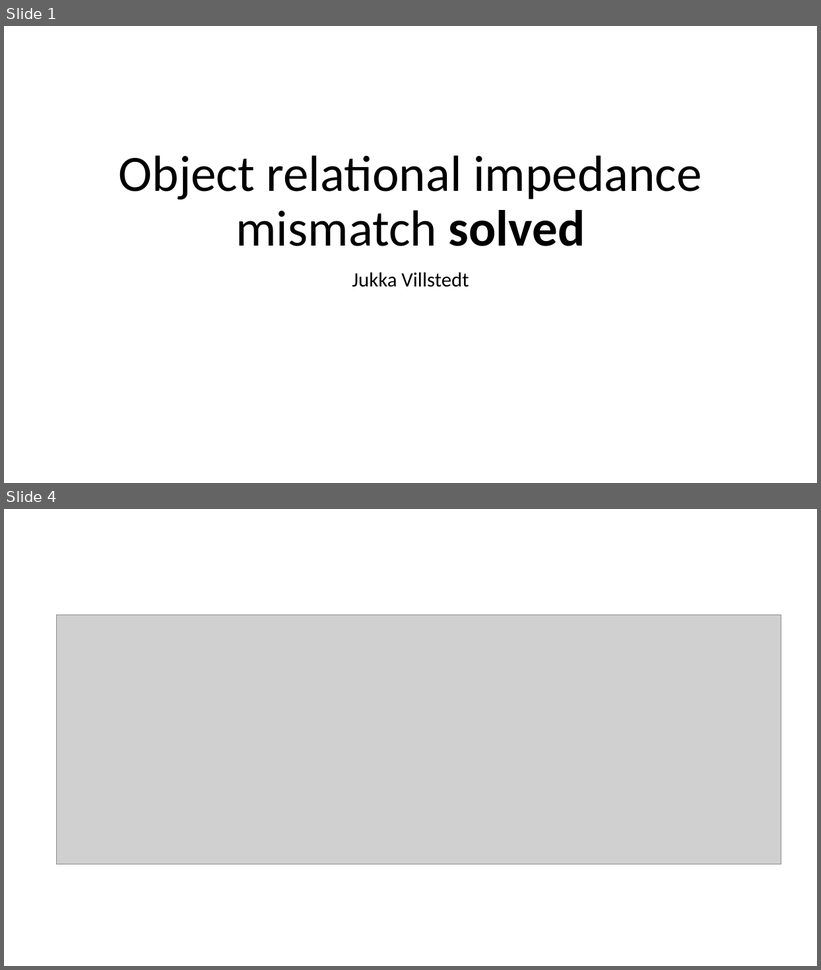
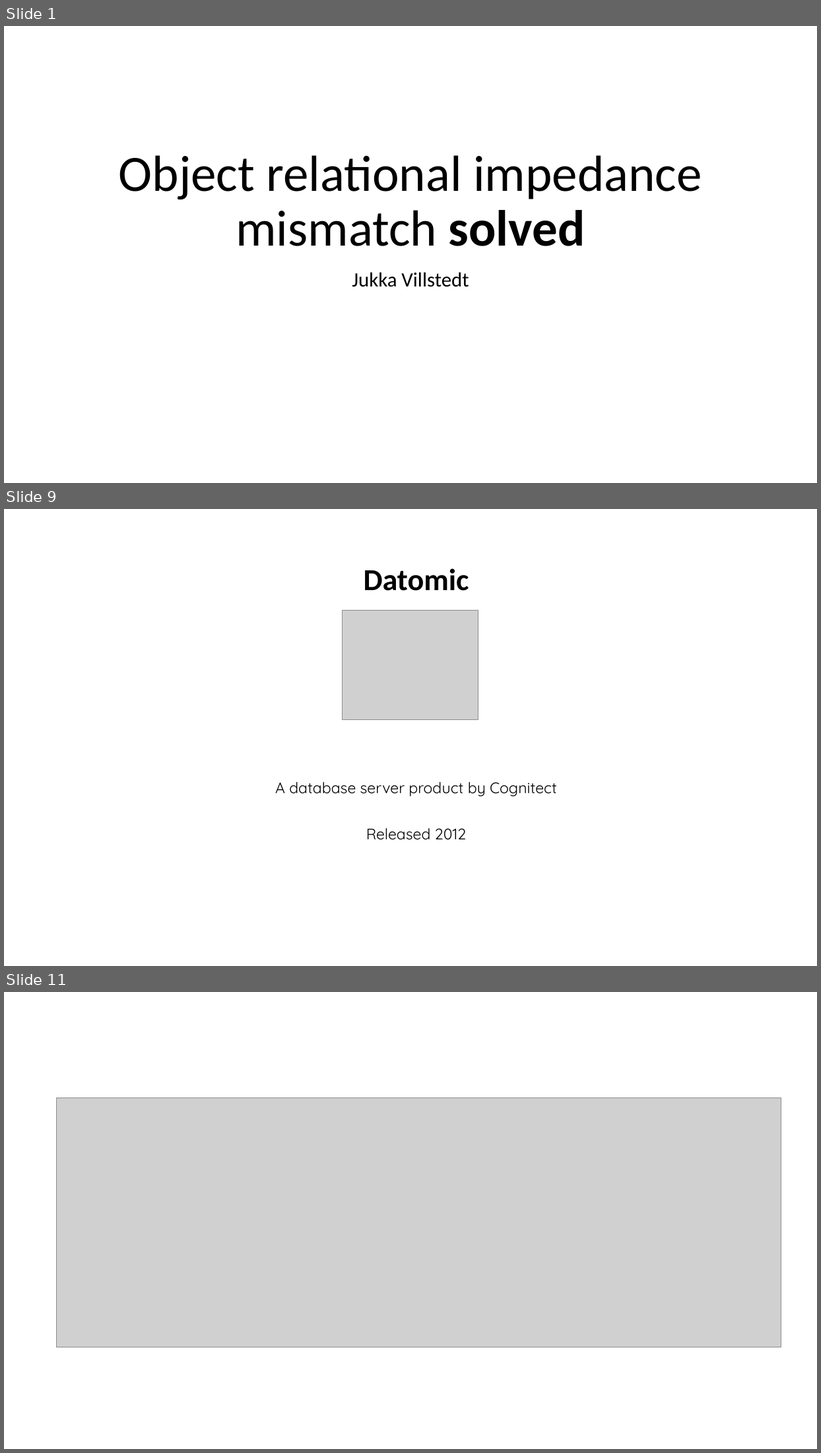
Before and after one commit to jvillste/dali, a slide deck: doc/object-relational-impedance-mismatch-solved.pptx. Shown one above the other, each under a label of ours: slides 1 and 4 before the commit, slides 1, 9 and 11 after it; the slides between them are not shown. The pictures are 821x970 and 821x1453 pixels, drawn with LibreOffice and Linux fonts; fonts in the diff are those of the drawing; grey boxes stand for pictures. Boxes give left, top, right and bottom in pixels: in the first picture for what was removed or moved away, otherwise in the second. Text is boxed around its words. In the diff, an @@ line names an element or a change of style, - is before the commit and + after.

```diff
--- a/doc/object-relational-impedance-mismatch-solved.pptx
+++ b/doc/object-relational-impedance-mismatch-solved.pptx
@@ slide 9 added at (x1=4, y1=509, x2=817, y2=966), background #FFFFFF @@
@@ text added at (x1=364, y1=568, x2=469, y2=591), 36 pt, text #000000, bold @@
+Datomic
@@ picture added at (x1=343, y1=610, x2=478, y2=721) @@
@@ text added at (x1=275, y1=782, x2=557, y2=797), 18 pt, text #000000 @@
+A database server product by Cognitect
@@ text added at (x1=366, y1=828, x2=467, y2=840), 18 pt, text #000000 @@
+Released 2012
@@ what was slide 4 is now slide 11 @@
```
Also in this commit, not shown: 1 slide changed, 10 other slides added, 1 slide removed, 22 other files.
